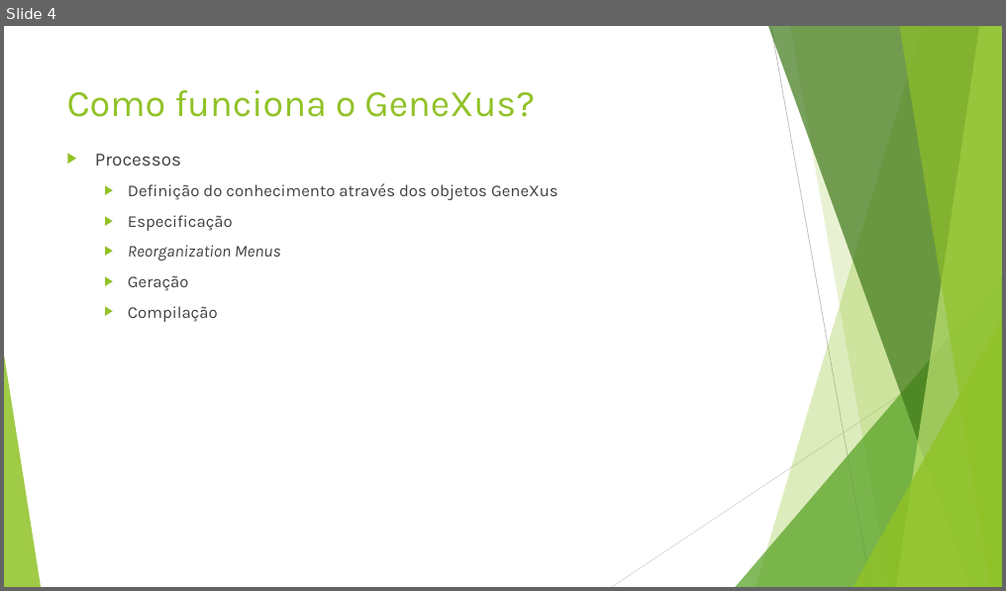
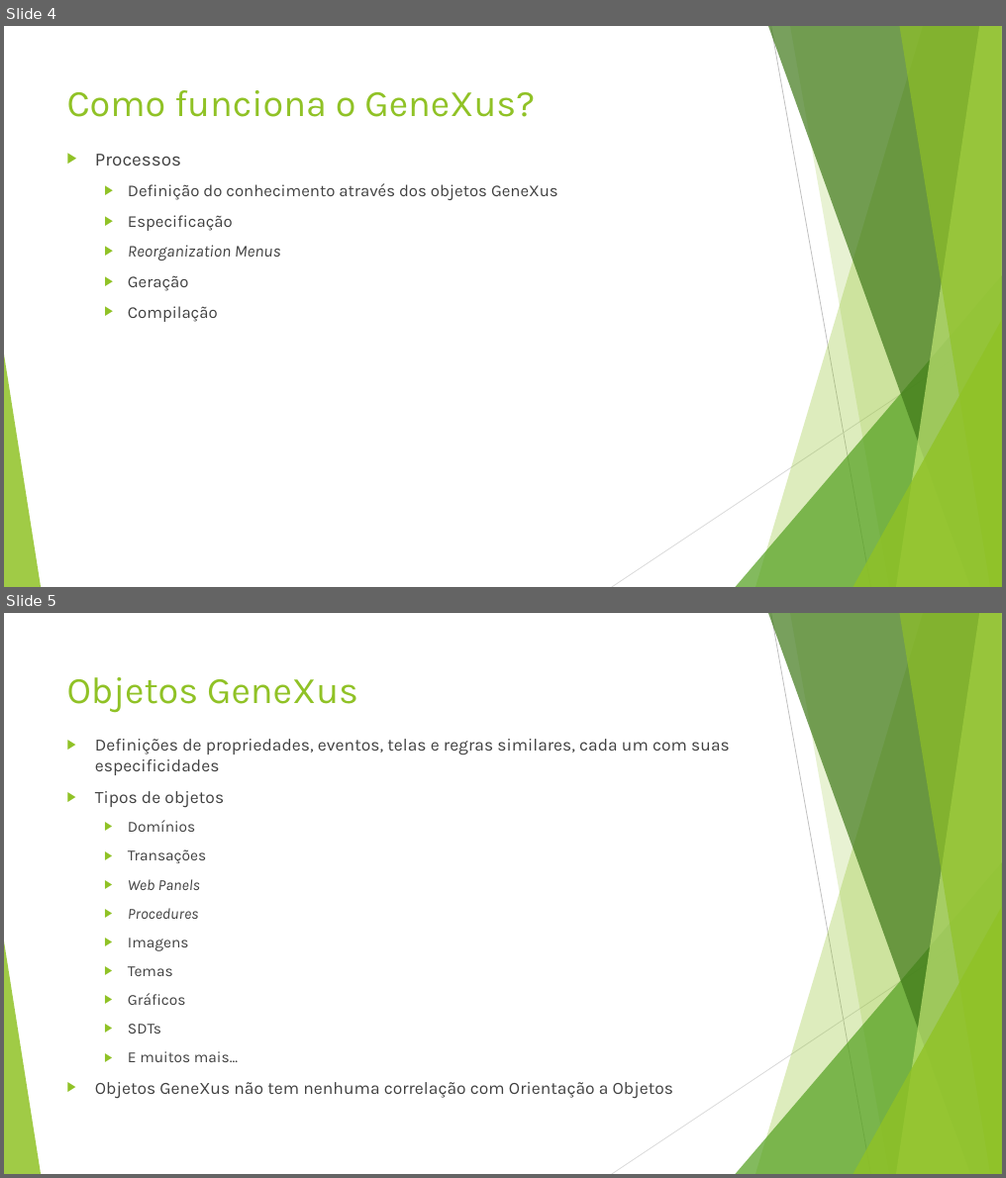
Before and after one commit to josenelsoncultri/Techweek2019, a slide deck: Techweek2019.pptx. Shown one above the other, each under a label of ours: slide 4 before the commit, slides 4 and 5 after it. The pictures are 1006x591 and 1006x1178 pixels, drawn with LibreOffice and Linux fonts; fonts in the diff are those of the drawing; background and template pictures are left out. Boxes give left, top, right and bottom in pixels: in the first picture for what was removed or moved away, otherwise in the second. Text is boxed around its words. In the diff, an @@ line names an element or a change of style, - is before the commit and + after.

Commit message:
Acréscimo de slides sobre objetos GeneXus e definições de alguns deles

```diff
--- a/Techweek2019.pptx
+++ b/Techweek2019.pptx
@@ slide 5 added at box(4, 613, 1002, 1174), background #FFFFFF; not listed: 10 template elements that a slide beside it also shows @@
@@ title added at box(67, 677, 358, 713), 36 pt, text #90C226 @@
+Objetos GeneXus
@@ text added at box(95, 739, 730, 1099), 16.6 pt, text #404040 @@
+▶ Definições de propriedades, eventos, telas e regras similares, cada um com suas especificidades
+▶ Tipos de objetos
+  ▶ Domínios
+  ▶ Transações
+  ▶ Web Panels
+  ▶ Procedures
+  ▶ Imagens
+  ▶ Temas
+  ▶ Gráficos
+  ▶ SDTs
+  ▶ E muitos mais...
+▶ Objetos GeneXus não tem nenhuma correlação com Orientação a Objetos
```
Also in this commit, not shown: 3 other slides added.
